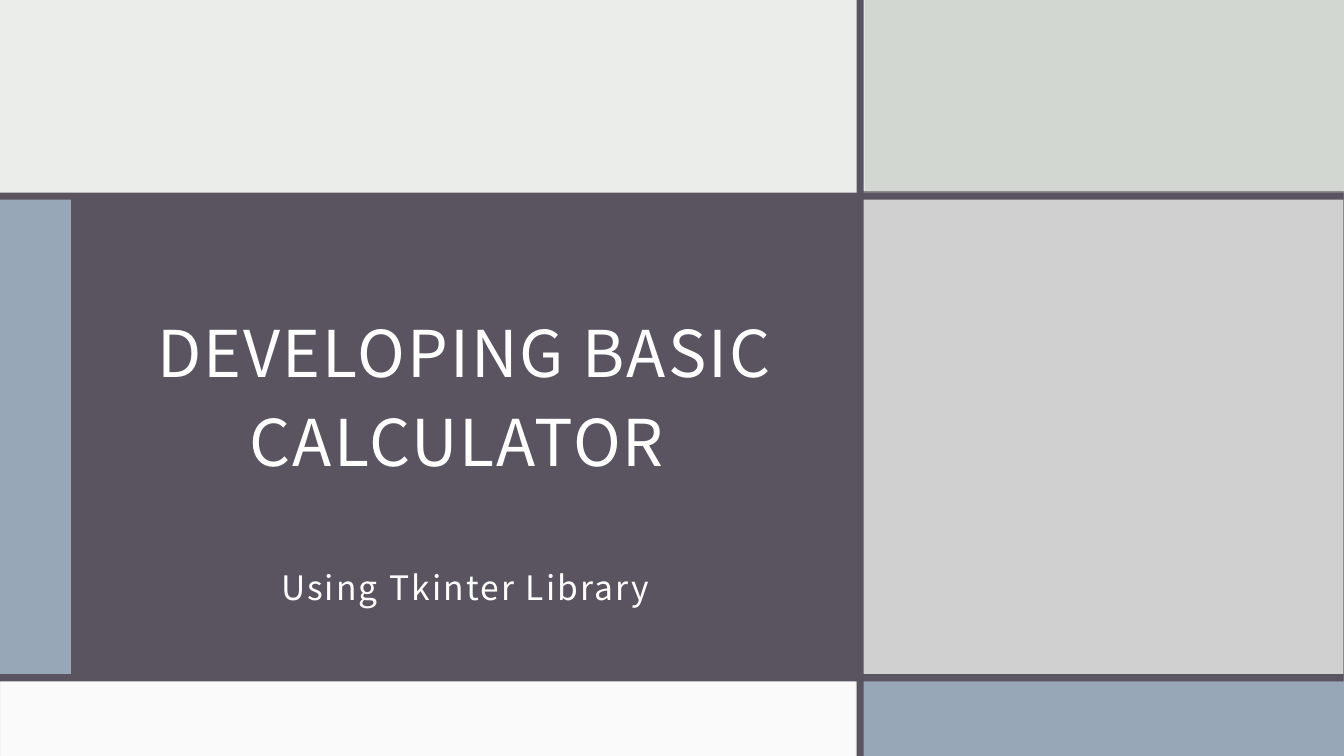
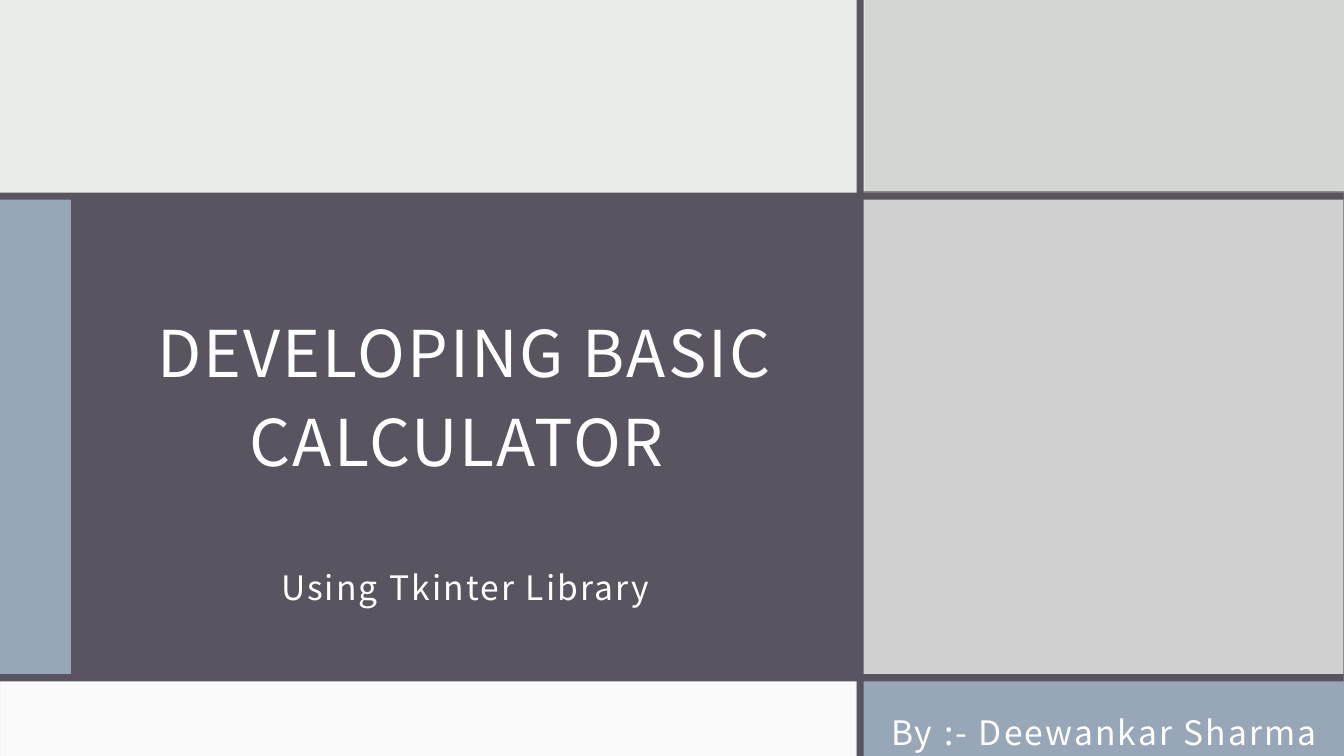
Before and after one commit to deewanker/Calculator, a slide deck: slide 1 of Calculator using Tkinter.pptx. Drawn at 1344x756 pixels with LibreOffice and Linux fonts; fonts in the diff are those of the drawing; grey boxes stand for pictures. Boxes give left, top, right and bottom in pixels: in the first picture for what was removed or moved away, otherwise in the second. Text is boxed around its words. In the diff, an @@ line names an element or a change of style, - is before the commit and + after.

```diff
--- a/Calculator using Tkinter.pptx
+++ b/Calculator using Tkinter.pptx
@@ text added at (891,718,1317,753), 24 pt, text #FFFFFF @@
+By :- Deewankar Sharma
```
Also in this commit, not shown: 3 other slides changed, 2 slides added.
